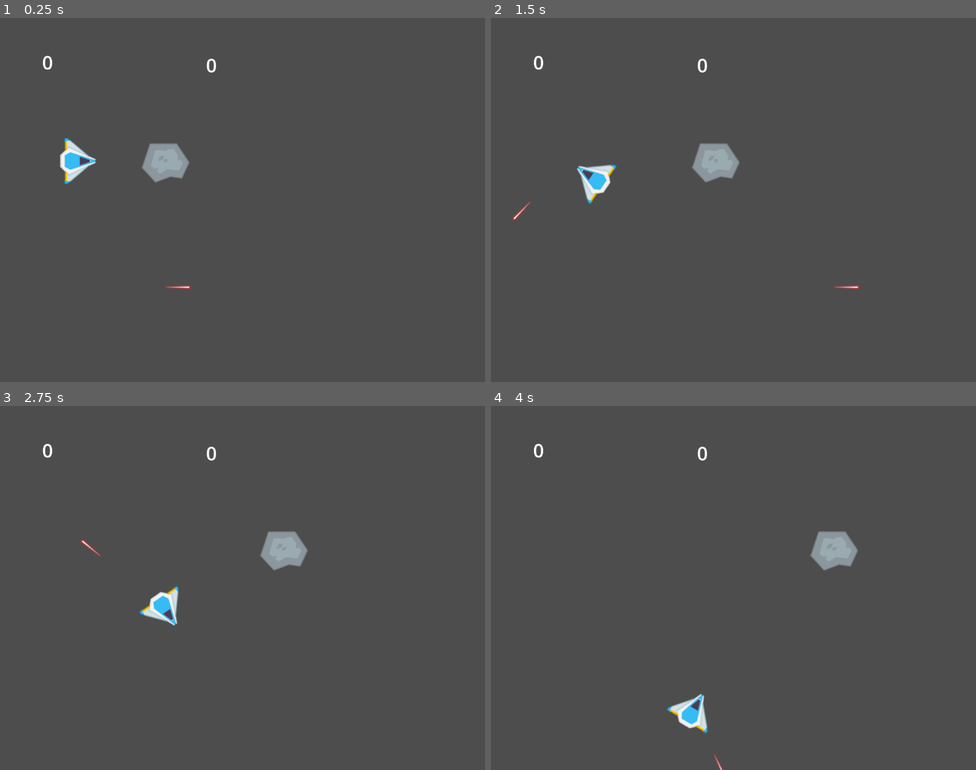
Above: before the commit, frames 1-4 (two rows, left to right).
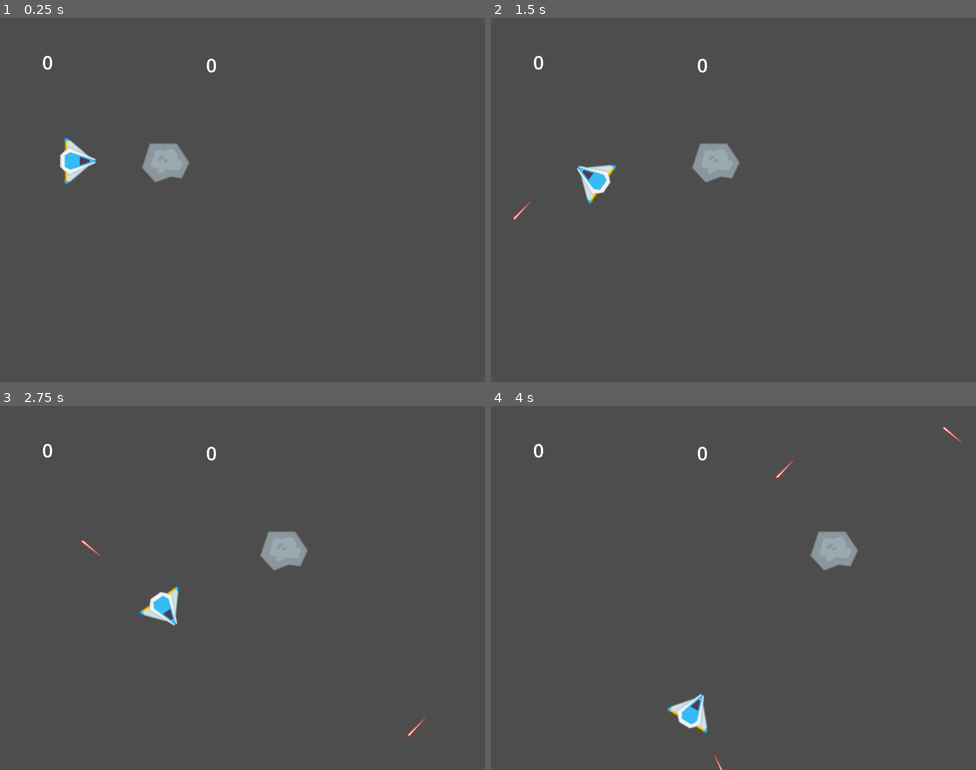
Above: after the commit, the same moments.

Repository: TheGabmeister/games-godot
Game: Godot game, scene res://levels/main.tscn
Same seed, same stepped clock (60 frames per second), same inputs: the game is played once before the commit and once after it.
Inputs (mouse positions are in pixels of both pictures, inside the frame that each line leads up to):
- Up to frame 1 (0.25 s): no input
- Up to frame 2 (1.5 s): move the mouse to (840, 181) at 0.52 s; press the mouse at (840, 181) at 0.53 s; hold Right (move_right) 0.53-1.28 s; move the mouse to (636, 218) at 1.27 s; release the mouse at (636, 218) at 1.28 s; hold Down (move_down) from 1.28 s (still down); click (636, 218) at 1.35 s
- Up to frame 3 (2.75 s): move the mouse to (291, 507) at 2.02 s; release Down (move_down) at 2.03 s; press the mouse at (291, 507) at 2.03 s; hold Right (move_right) from 2.03 s (still down)
- Up to frame 4 (4 s): move the mouse to (709, 660) at 2.77 s; release Right (move_right) at 2.78 s; release the mouse at (709, 660) at 2.78 s; hold W (move_up) 2.78-3.53 s; click (709, 660) at 2.85 s; move the mouse to (879, 642) at 3.52 s; press the mouse at (879, 642) at 3.53 s; hold Left (move_left) from 3.53 s (still down)

The runs differ from the first frame. In frame 1, less than 0.1% of the frame differs, in the area x 34-40%, y 73-75%; in frame 2, less than 0.1%; in frame 3, less than 0.1%; in frame 4, 0.1%, in the area x 58-98%, y 5-21%.

Commit message:
Add boundaries

Diff:
--- /dev/null
+++ b/asteroids/environment/boundary.gd
@@ -0,0 +1,16 @@
+extends Area2D
+
+enum BoundaryPos { NORTH, SOUTH, EAST, WEST }
+@export var _boundary_pos := BoundaryPos.NORTH
+
+func _on_area_entered(area: Area2D) -> void:
+	var other: Node2D = area.owner
+	match _boundary_pos:
+		BoundaryPos.NORTH:
+			other.position = Vector2(other.position.x, GlobalVars.SCREEN_HEIGHT)
+		BoundaryPos.SOUTH:
+			other.position = Vector2(other.position.x, 0)
+		BoundaryPos.EAST:
+			other.position = Vector2(0, other.position.y)
+		BoundaryPos.WEST:
+			other.position = Vector2(GlobalVars.SCREEN_WIDTH, other.position.y)
--- /dev/null
+++ b/asteroids/environment/boundary.tscn
@@ -0,0 +1,16 @@
+[gd_scene load_steps=3 format=3 uid="uid://dxos7u340j01s"]
+
+[ext_resource type="Script" uid="uid://bdrkjxyicsrl2" path="res://environment/boundary.gd" id="1_t5v6m"]
+
+[sub_resource type="RectangleShape2D" id="RectangleShape2D_ouq77"]
+
+[node name="Boundary" type="Area2D"]
+scale = Vector2(10, 10)
+collision_layer = 16
+collision_mask = 15
+script = ExtResource("1_t5v6m")
+
+[node name="CollisionShape2D" type="CollisionShape2D" parent="."]
+shape = SubResource("RectangleShape2D_ouq77")
+
+[connection signal="area_entered" from="." to="." method="_on_area_entered"]
--- a/asteroids/levels/main.tscn
+++ b/asteroids/levels/main.tscn
@@ -2,7 +2,7 @@
 
 [ext_resource type="PackedScene" uid="uid://bwwu6y2xnqbov" path="res://player/player.tscn" id="1_2262g"]
 [ext_resource type="PackedScene" uid="uid://bi55hoqcx5a3w" path="res://enemies/asteroid.tscn" id="2_wdj6m"]
-[ext_resource type="PackedScene" uid="uid://ds1i3vt5k2bu6" path="res://player/player_shot.tscn" id="3_l8qe7"]
+[ext_resource type="PackedScene" uid="uid://dxos7u340j01s" path="res://environment/boundary.tscn" id="4_5k4jt"]
 [ext_resource type="Script" uid="uid://0ybm8b5tll5h" path="res://gui/gui.gd" id="4_ifaiv"]
 [ext_resource type="Script" uid="uid://hrlkkd13mhyi" path="res://managers/game_manager.gd" id="4_m1504"]
 
@@ -16,11 +16,27 @@
 [node name="Asteroid" parent="World" instance=ExtResource("2_wdj6m")]
 position = Vector2(325, 306)
 
-[node name="PlayerShot" parent="World" instance=ExtResource("3_l8qe7")]
-position = Vector2(301, 568)
-
 [node name="Player" parent="World" instance=ExtResource("1_2262g")]
 position = Vector2(165, 302)
+
+[node name="BoundaryWest" parent="World" instance=ExtResource("4_5k4jt")]
+position = Vector2(-164, 375)
+scale = Vector2(10, 50)
+_boundary_pos = 3
+
+[node name="BoundaryEast" parent="World" instance=ExtResource("4_5k4jt")]
+position = Vector2(1218, 367)
+scale = Vector2(10, 50)
+_boundary_pos = 2
+
+[node name="BoundaryNorth" parent="World" instance=ExtResource("4_5k4jt")]
+position = Vector2(518, -191)
+scale = Vector2(70, 10)
+
+[node name="BoundarySouth" parent="World" instance=ExtResource("4_5k4jt")]
+position = Vector2(516, 932)
+scale = Vector2(70, 10)
+_boundary_pos = 1
 
 [node name="GUI" type="Control" parent="." node_paths=PackedStringArray("_score", "_hi_score")]
 layout_mode = 3
--- a/asteroids/player/player.tscn
+++ b/asteroids/player/player.tscn
@@ -13,7 +13,7 @@
 texture = ExtResource("2_rkbax")
 
 [node name="Area2D" parent="." index="1"]
-collision_mask = 4
+collision_mask = 12
 
 [node name="CollisionPolygon2D" type="CollisionPolygon2D" parent="Area2D" index="0"]
 polygon = PackedVector2Array(37, -5, 37, 3, -28, 52, -28, 23, -37, 12, -37, -14, -28, -23, -28, -52)
--- a/asteroids/project.godot
+++ b/asteroids/project.godot
@@ -62,4 +62,6 @@
 
 2d_physics/layer_1="player"
 2d_physics/layer_2="player_projectile"
-2d_physics/layer_3="asteroid"
+2d_physics/layer_3="enemy"
+2d_physics/layer_4="enemy_projectile"
+2d_physics/layer_5="environment"
--- a/asteroids/utils/projectile.gd
+++ b/asteroids/utils/projectile.gd
@@ -1,4 +1,10 @@
-extends Node
+extends Node2D
+
+@export var _lifetime := 3.0
+
+func _ready():
+	await get_tree().create_timer(_lifetime).timeout
+	queue_free()
 
 func _on_area_2d_area_entered(_area: Node2D) -> void:
 	queue_free()
Not shown, added: asteroids/environment/boundary.gd.uid
